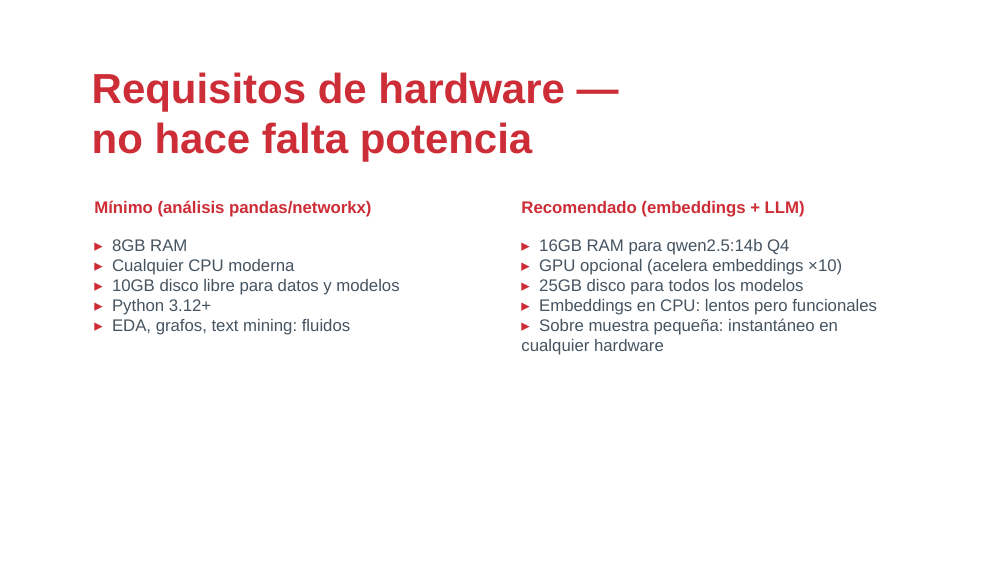
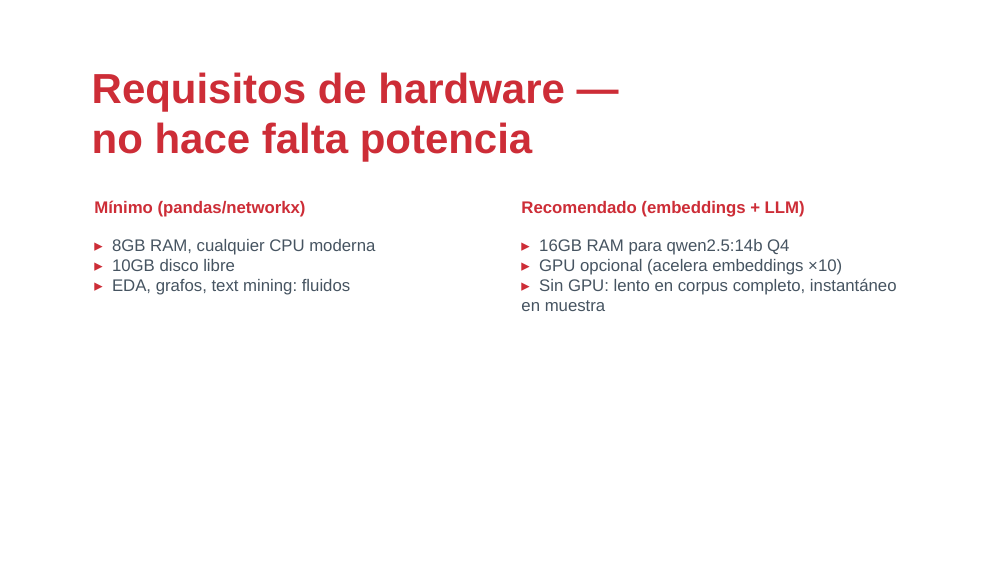
Before and after one commit to drj3ky11/FearOfTheDark, a slide deck: slide 22 of bloque3_setup/csbc26_b3_setup.pptx (slide 11 before the commit). Drawn at 1008x567 pixels with LibreOffice and Linux fonts; fonts in the diff are those of the drawing; background and template pictures are left out. Boxes give left, top, right and bottom in pixels: in the first picture for what was removed or moved away, otherwise in the second. Text is boxed around its words. In the diff, an @@ line names an element or a change of style, - is before the commit and + after.

Commit message:
docs(bloque3): corregir fondo de sección, chromadb, terminología Ollama y rellenar huecos visuales
- Repara el fondo de la diapositiva de sección 1 (se había roto en una
  edición manual, quedaba lavado/ilegible).
- Acorta el título de "Nuestros dos modelos" para que no envuelva a dos
  líneas y choque con las columnas.
- Aclara la confusión sobre Ollama: el servidor/CLI de Ollama NO es un
  paquete de Python (se instala aparte); la librería `ollama` y el CLI
  `llm` sí son paquetes pip/uv distintos.
- Elimina `chromadb` de la tabla de librerías (ya no se usa en el curso).
- Elimina la diapositiva de demo/smoke-test (el notebook de verificación
  es opcional y no hace falta mencionarlo en la presentación).
- Añade diagramas de apoyo (modelos embedding vs. generativo, y las 3
  formas de hablar con Ollama) para las diapositivas que quedaban con
  mucho espacio en blanco.

```diff
--- a/bloque3_setup/csbc26_b3_setup.pptx
+++ b/bloque3_setup/csbc26_b3_setup.pptx
@@ text at (94,200,306,217): text changed @@
-Mínimo (análisis pandas/networkx)
+Mínimo (pandas/networkx)
@@ text at (112,239,375,271): text changed @@
-▸ 8GB RAM
-▸ Cualquier CPU moderna
-▸ 10GB disco libre para datos y modelos
-▸ Python 3.12+
+▸ 8GB RAM, cualquier CPU moderna
+▸ 10GB disco libre
@@ text at (521,278,897,311): text changed @@
-▸ 25GB disco para todos los modelos
-▸ Embeddings en CPU: lentos pero funcionales
-▸ Sobre muestra pequeña: instantáneo en cualquier hardware
+▸ Sin GPU: lento en corpus completo, instantáneo en muestra
```
Also in this commit, not shown: 8 other slides changed, 12 slides added, 2 slides removed, 5 other files.
